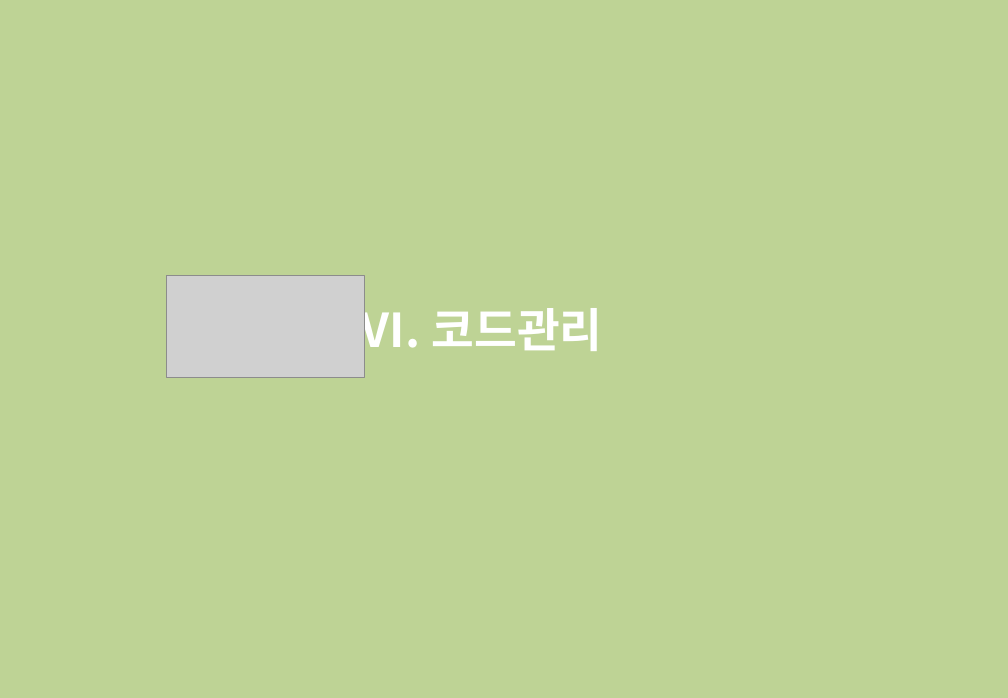
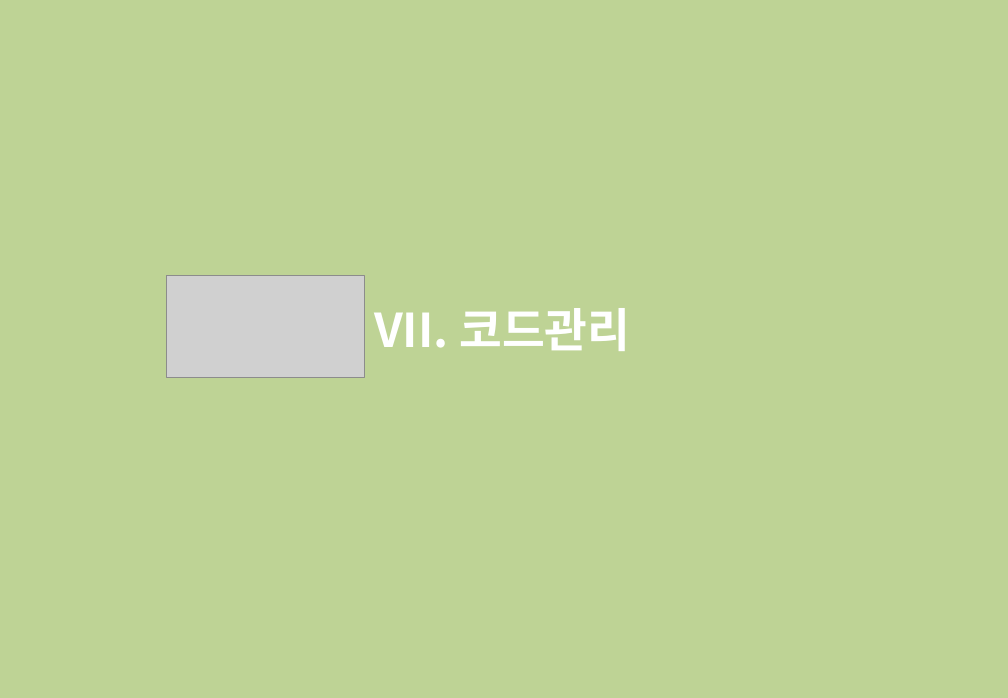
Before and after one commit to zooxop/ailiss_manual, a slide deck: slide 47 of manual/앨리스_매뉴얼_작업중.pptx (slide 34 before the commit). Drawn at 1008x698 pixels with LibreOffice and Linux fonts; fonts in the diff are those of the drawing; grey boxes stand for pictures; background and template pictures are left out; a plain dark background stands for a picture behind light text. Boxes give left, top, right and bottom in pixels: in the first picture for what was removed or moved away, otherwise in the second. Text is boxed around its words. In the diff, an @@ line names an element or a change of style, - is before the commit and + after.

```diff
--- a/manual/앨리스_매뉴얼_작업중.pptx
+++ b/manual/앨리스_매뉴얼_작업중.pptx
@@ text at <box>374,308,630,351</box>: text changed @@
-Ⅵ. 코드관리
+VII. 코드관리
```
Also in this commit, not shown: 4 slides added.
